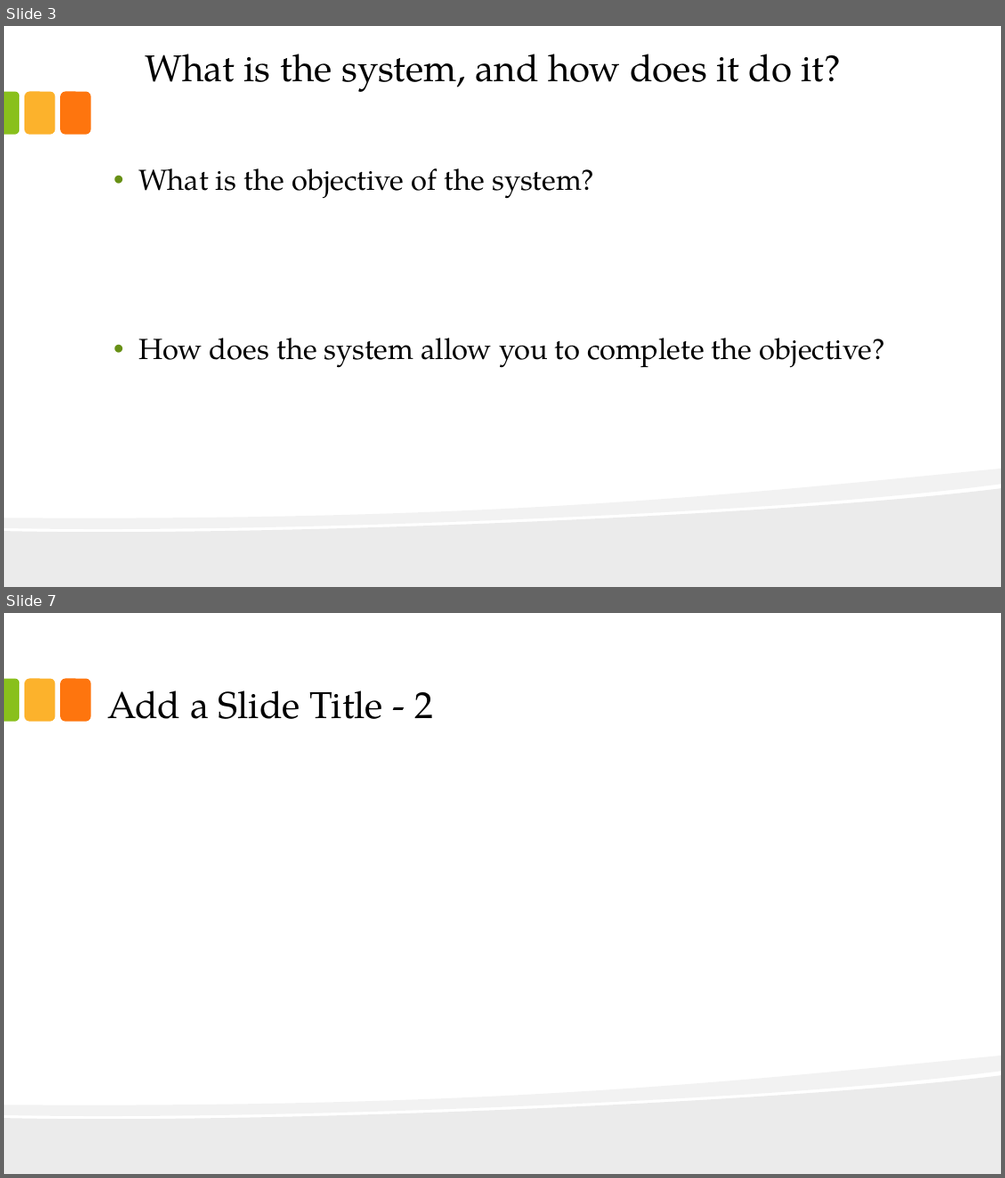
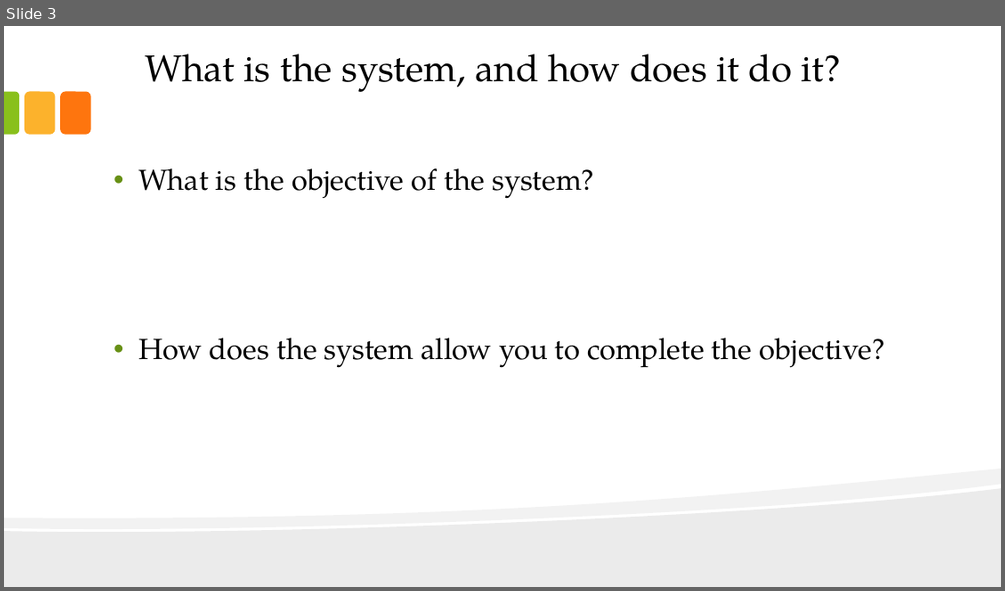
Before and after one commit to redlac/Interface-Design-Project-P3, a slide deck: Main Folder/presentationFinal.pptx. Shown one above the other, each under a label of ours: slides 3 and 7 before the commit, slide 3 after it; the slides between them are not shown. The pictures are 1005x1178 and 1005x591 pixels, drawn with LibreOffice and Linux fonts; fonts in the diff are those of the drawing. Boxes give left, top, right and bottom in pixels: in the first picture for what was removed or moved away, otherwise in the second. Text is boxed around its words. In the diff, an @@ line names an element or a change of style, - is before the commit and + after.

```diff
--- a/Main Folder/presentationFinal.pptx
+++ b/Main Folder/presentationFinal.pptx
@@ slide 7 removed at bbox=[4, 613, 1001, 1174], background #FFFFFF; not listed: 5 template elements that a slide beside it also shows @@
@@ title removed at bbox=[107, 690, 433, 719] @@
-Add a Slide Title - 2
```
Also in this commit, not shown: 6 slides added, 9 other slides removed.
